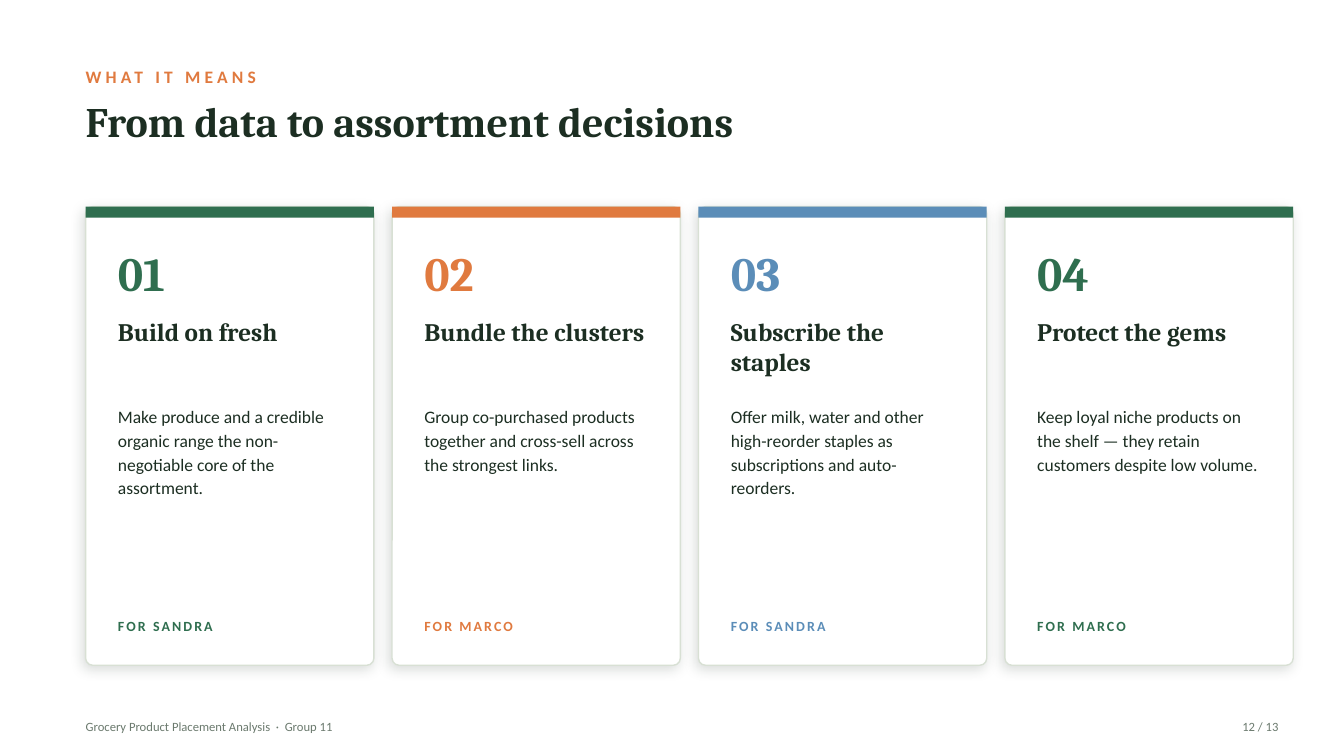
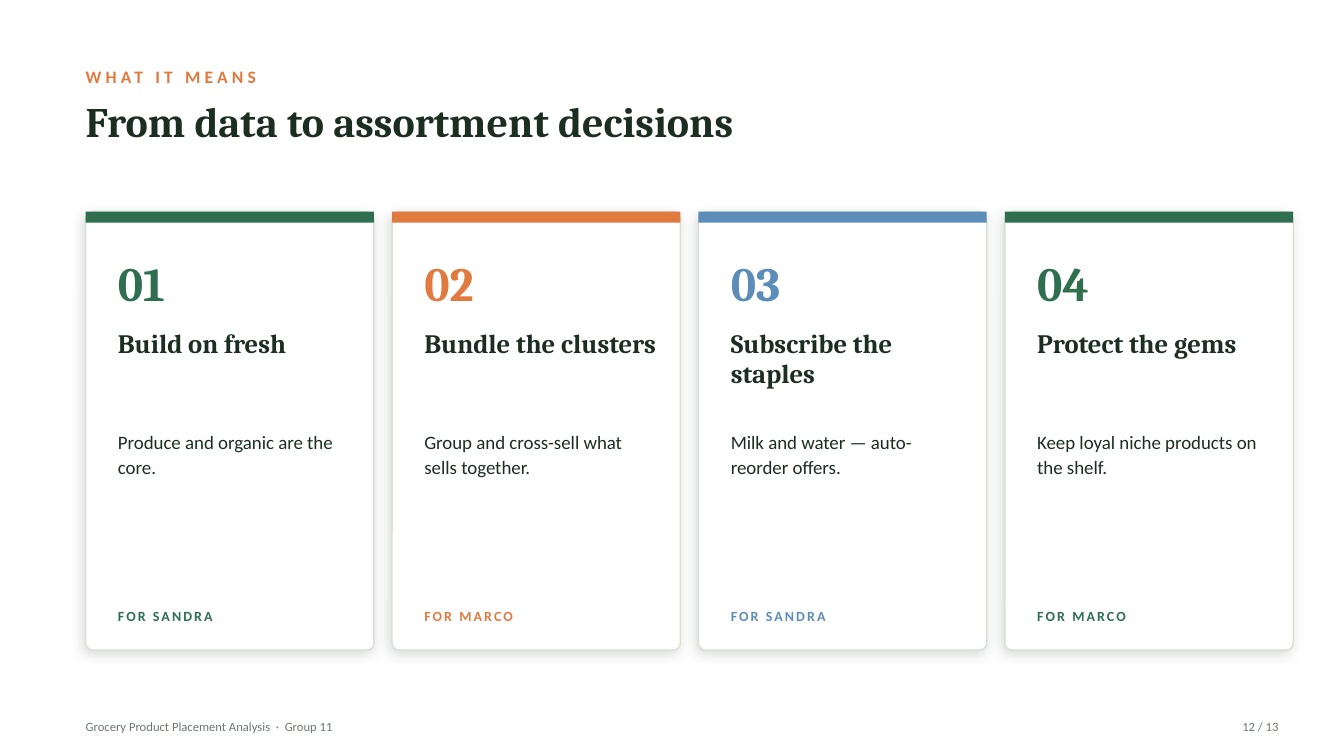
Before and after one commit to peslar01/ad24-11-grocery-product-placement-analysis, a slide deck: slide 12 of presentation/PODSV_Presentation_Group11.pptx. Drawn at 1344x756 pixels with LibreOffice and Linux fonts; fonts in the diff are those of the drawing. Boxes give left, top, right and bottom in pixels: in the first picture for what was removed or moved away, otherwise in the second. Text is boxed around its words. In the diff, an @@ line names an element or a change of style, - is before the commit and + after.

```diff
--- a/presentation/PODSV_Presentation_Group11.pptx
+++ b/presentation/PODSV_Presentation_Group11.pptx
@@ rounded rectangle resized from (x1=86, y1=207, x2=374, y2=665) to (x1=86, y1=212, x2=374, y2=650) @@
@@ rounded rectangle resized from (x1=392, y1=207, x2=681, y2=665) to (x1=392, y1=212, x2=681, y2=650) @@
@@ rounded rectangle resized from (x1=699, y1=207, x2=987, y2=665) to (x1=699, y1=212, x2=987, y2=650) @@
@@ 4 rectangles moved together from (x1=86, y1=207, x2=1294, y2=218) to (x1=86, y1=212, x2=1294, y2=223) @@
@@ rounded rectangle resized from (x1=1005, y1=207, x2=1294, y2=665) to (x1=1005, y1=212, x2=1294, y2=650) @@
@@ 4 texts moved together from (x1=118, y1=258, x2=1089, y2=292) to (x1=118, y1=268, x2=1089, y2=302) @@
@@ text "Build on fresh" moved from (x1=118, y1=323, x2=278, y2=342) to (x1=118, y1=334, x2=286, y2=354) @@
@@ text "Bundle the clusters" moved from (x1=424, y1=323, x2=644, y2=342) to (x1=424, y1=334, x2=656, y2=354) @@
@@ text "Subscribe the staples" moved from (x1=731, y1=323, x2=884, y2=377) to (x1=731, y1=334, x2=892, y2=389) @@
@@ size 18 to 19 pt; line spacing 21pt to 22pt in 4 elements at (x1=118, y1=334, x2=286, y2=354), (x1=424, y1=334, x2=656, y2=354), (x1=731, y1=334, x2=892, y2=389), (x1=1037, y1=334, x2=1236, y2=359) @@
@@ text "Protect the gems" moved from (x1=1037, y1=323, x2=1226, y2=347) to (x1=1037, y1=334, x2=1236, y2=359) @@
@@ text at (x1=118, y1=436, x2=333, y2=474): text changed; size 12.5 to 13.5 pt @@
-Make produce and a credible organic range the non-negotiable core of the assortment.
+Produce and organic are the core.
@@ text at (x1=424, y1=436, x2=579, y2=478): text changed; size 12.5 to 13.5 pt @@
-Group co-purchased products together and cross-sell across the strongest links.
+Group and cross-sell what sells together.
@@ text at (x1=731, y1=436, x2=912, y2=474): text changed; size 12.5 to 13.5 pt @@
-Offer milk, water and other high-reorder staples as subscriptions and auto-reorders.
+Milk and water — auto-reorder offers.
@@ text at (x1=1037, y1=436, x2=1257, y2=474): text changed; size 12.5 to 13.5 pt @@
-Keep loyal niche products on the shelf — they retain customers despite low volume.
+Keep loyal niche products on the shelf.
@@ text "FOR SANDRA" moved from (x1=118, y1=622, x2=213, y2=631) to (x1=118, y1=612, x2=213, y2=621) @@
@@ text "FOR MARCO" moved from (x1=424, y1=622, x2=513, y2=631) to (x1=424, y1=612, x2=513, y2=621) @@
@@ text "FOR SANDRA" moved from (x1=731, y1=622, x2=826, y2=631) to (x1=731, y1=612, x2=826, y2=621) @@
@@ text "FOR MARCO" moved from (x1=1037, y1=622, x2=1126, y2=631) to (x1=1037, y1=612, x2=1126, y2=621) @@
```
Also in this commit, not shown: 11 other slides changed, 1 slide added, 1 slide removed, 8 other files.
